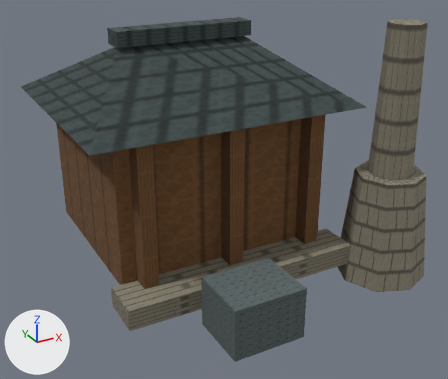
What one commit did to the glTF model app/src/main/assets/3d/field/domestic-SMITH-1-lod0.glb.
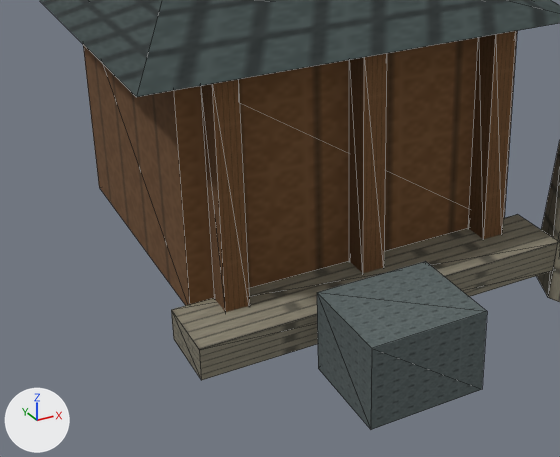
There are two pictures of each version: one whole from a 50 mm camera at (-0.617, -1.071, 0.708) aimed at (-0.045, -0.03, 0.188), one close up on the part from 1% to 79% of the width and 25% to 100% of the height. Lighting does not change. The marker at lower left points along +X, +Y and +Z. The older version's two pictures come first. The close-ups show mesh edges as thin lines. Vertices at exactly the same position are counted once.
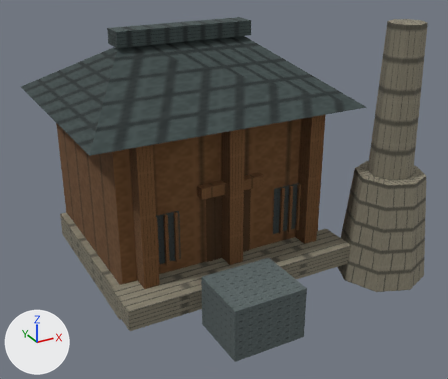
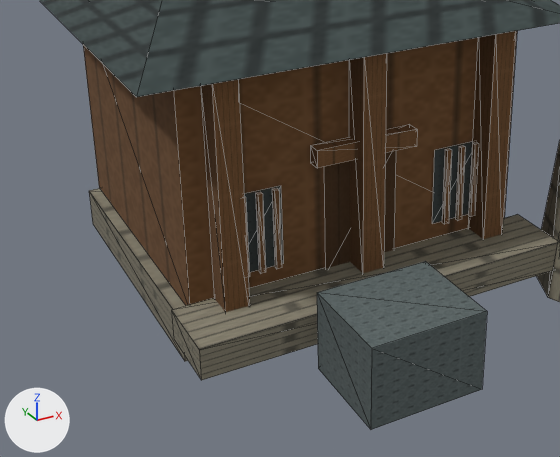
Changed parts and their boxes [x1, y1, x2, y2] in the close-ups (560 x 457 px):
part 1 of me_mesh_0, added: after [89, 188, 188, 361]
part 2 of me_mesh_0, added: after [244, 196, 250, 277]
part 3 of me_mesh_0, added: after [255, 192, 266, 273]
part 4 of me_mesh_0, added: after [272, 188, 282, 269]
part 5 of me_mesh_0, added: after [442, 148, 452, 224]
part 6 of me_mesh_0, added: after [455, 145, 465, 220]
part 7 of me_mesh_0, added: after [468, 142, 478, 217]
part 8 of me_mesh_0, added (brown): after [310, 124, 417, 168]
part 9 of me_mesh_0, added: after [244, 141, 474, 272]

The change, as a list of edits to the scene's bpy script:
```text
Change me_mesh_0:
    used by ob_mesh_0; location = (0.0, 0.0, 0.0)
    verts and faces of me_mesh_0; kept vertices keep their numbers, new ones are numbered from 96
    remove me_mesh_0.from_pydata(...)  # 96 vertices, 124 faces; spans x -0.361..0.345, y -0.35..0.327, z 0.0..0.53
    add me_mesh_0.from_pydata(...)  # 172 vertices, 210 faces; spans x -0.361..0.345, y -0.35..0.327, z 0.0..0.53
    me_mesh_0 part 1: the loose piece of 8 vertices spanning x -0.305..0.145, y -0.11..0.27, z 0.07..0.365 is copied, and the copy is scaled about its middle by (1.06, 1.04, 0.186), then moved by (0.0, 0.0, -0.18); it spans x -0.319..0.159, y -0.118..0.278, z 0.01..0.065
    me_mesh_0 part 2: the loose piece of 8 vertices spanning x -0.275..-0.245, y -0.145..-0.11, z 0.07..0.365 is copied, and the copy is scaled about its middle by (0.21, 0.171, 0.35), then moved by (0.023, 0.008, -0.063); it spans x -0.24..-0.234, y -0.122..-0.116, z 0.103..0.206
    me_mesh_0 part 3: the loose piece of 8 vertices spanning x -0.275..-0.245, y -0.145..-0.11, z 0.07..0.365 is copied, and the copy is scaled about its middle by (0.21, 0.171, 0.35), then moved by (0.044, 0.008, -0.063); it spans x -0.22..-0.213, y -0.122..-0.116, z 0.103..0.206
    me_mesh_0 part 4: the loose piece of 8 vertices spanning x -0.275..-0.245, y -0.145..-0.11, z 0.07..0.365 is copied, and the copy is scaled about its middle by (0.21, 0.171, 0.35), then moved by (0.064, 0.008, -0.063); it spans x -0.199..-0.192, y -0.122..-0.116, z 0.103..0.206
    me_mesh_0 part 5: the loose piece of 8 vertices spanning x -0.2..-0.06, y -0.35..-0.23, z 0.03..0.13 is copied, and the copy is scaled about its middle by (0.045, 0.05, 1.03), then moved by (0.172, 0.171, 0.075); it spans x 0.039..0.045, y -0.122..-0.116, z 0.103..0.206
    me_mesh_0 part 6: the loose piece of 8 vertices spanning x -0.2..-0.06, y -0.35..-0.23, z 0.03..0.13 is copied, and the copy is scaled about its middle by (0.045, 0.05, 1.03), then moved by (0.193, 0.171, 0.075); it spans x 0.06..0.066, y -0.122..-0.116, z 0.103..0.206
    me_mesh_0 part 7: the loose piece of 8 vertices spanning x -0.2..-0.06, y -0.35..-0.23, z 0.03..0.13 is copied, and the copy is scaled about its middle by (0.045, 0.05, 1.03), then moved by (0.213, 0.171, 0.075); it spans x 0.08..0.086, y -0.122..-0.116, z 0.103..0.206
    me_mesh_0 part 8: the loose piece of 8 vertices spanning x -0.095..-0.065, y -0.145..-0.11, z 0.07..0.365 is copied, and the copy is scaled about its middle by (4.5, 0.514, 0.0746), then moved by (0.0, 0.005, 0.021); it spans x -0.147..-0.013, y -0.131..-0.113, z 0.227..0.249
    me_mesh_0 part 9
    add verts[96] = (-0.253, -0.113, 0.103)
    add verts[97] = (-0.253, -0.113, 0.206)
    add verts[98] = (0.026, -0.113, 0.103)  # pixel (432, 223)
    add verts[99] = (0.026, -0.113, 0.206)  # pixel (434, 150)
    add for new, old in zip([*range(100, 104)], [*range(96, 100)]): verts[new] = verts[old] + (0.067, 0.0, 0.0)
    add verts[104] = (-0.13, -0.113, 0.07)
    add verts[105] = (-0.031, -0.113, 0.07)
    add verts[106] = (-0.031, -0.113, 0.227)
    add verts[107] = (-0.13, -0.113, 0.227)
    add faces += [(104, 105, 106), (104, 106, 107), (96, 100, 101), (96, 101, 97), (98, 102, 103), (98, 103, 99)]
```
